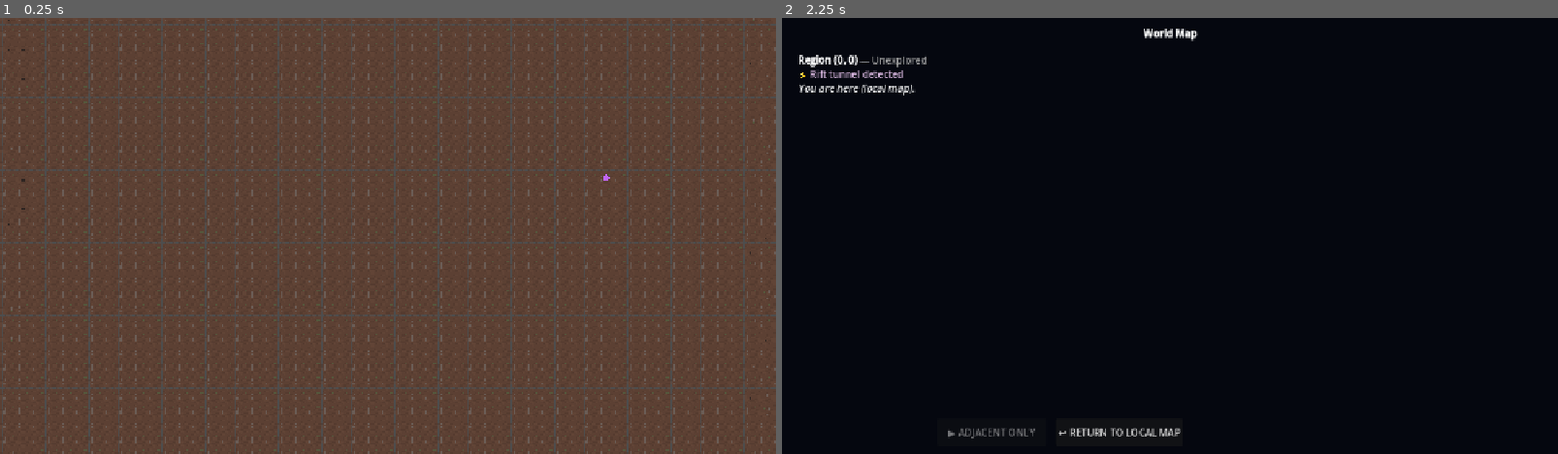
Above: before the commit, frames 1-2 (left to right).
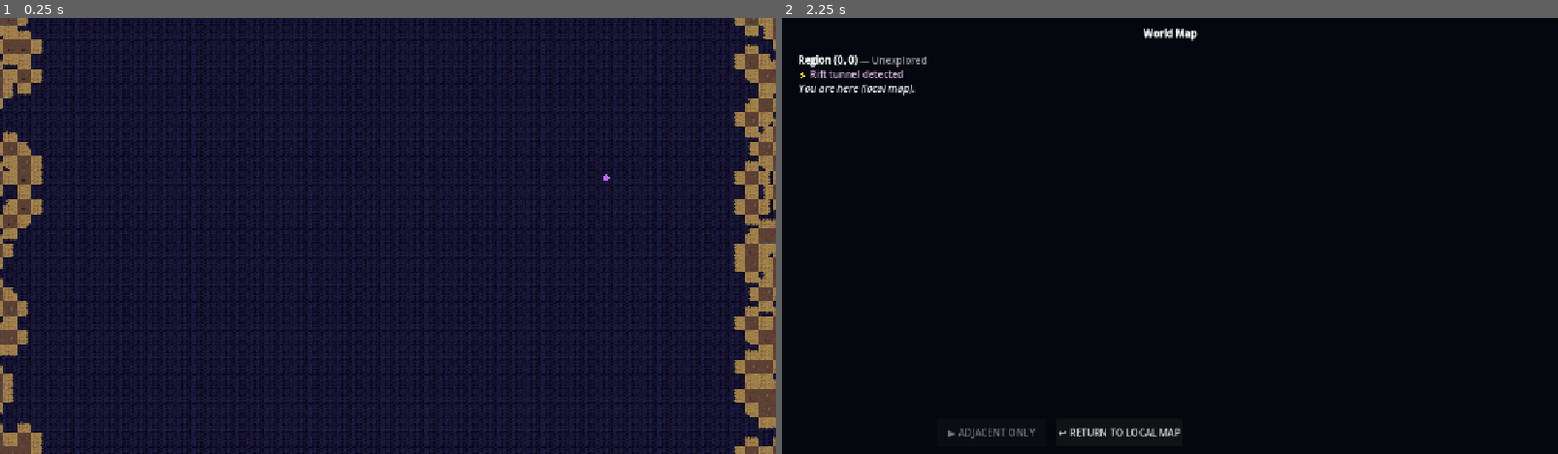
Above: after the commit, the same moments.

Repository: AhmiDarrow/FallenEarth
Game: Godot game, scene res://scenes/HubWorld.tscn
The game is run twice, just before and just after one commit, with the same random seed, the same clock (stepped at 60 frames per second) and the same inputs. This scene is started directly instead of the project's main scene.
Inputs (mouse positions are in pixels of both pictures, inside the frame that each line leads up to):
- Up to frame 1 (0.25 s): no input
- Up to frame 2 (2.25 s): tap Enter at 0.5 s; move the mouse to (1340, 214) at 0.52 s; hold Right 0.53-1.25 s; tap M at 0.6, 2.1 s; click (1340, 214) at 0.67 s; click "↩ RETURN TO LOCAL MAP" at 1.25 s; tap Space at 2 s; move the mouse to (1014, 257) at 2.02 s; hold Down from 2.03 s (still down)

The runs differ from the first frame. In frame 1, 98% of the frame differs, in the area x 0-100%, y 0-100%; in frame 2, nothing differs.
Error before the commit: Parse Error: Class "BiomeTilesetManager" hides an autoload singleton. (res://scripts/BiomeTilesetManager.gd:3)

Commit message:
fix: rename autoload to BiomeTilesets to avoid class_name conflict
Godot 4 does not allow class_name to match an autoload singleton name.

Diff:
--- a/project.godot
+++ b/project.godot
@@ -29,7 +29,7 @@
 GraphicsManager="res://scripts/GraphicsManager.gd"
 NPCManager="*res://scripts/NPCManager.gd"
 MissionManager="*res://scripts/MissionManager.gd"
-BiomeTilesetManager="*res://scripts/BiomeTilesetManager.gd"
+BiomeTilesets="*res://scripts/BiomeTilesetManager.gd"
 
 [display]
 
--- a/scripts/LocalMapRenderer.gd
+++ b/scripts/LocalMapRenderer.gd
@@ -71,7 +71,7 @@
 	add_child(chunk_root)
 
 	var biome_name: String = str(_map_data.get("biome", "Ash Wastes"))
-	var btm: BiomeTilesetManager = get_node_or_null("/root/BiomeTilesetManager") as BiomeTilesetManager
+	var btm: BiomeTilesetManager = get_node_or_null("/root/BiomeTilesets") as BiomeTilesetManager
 	var has_ts: bool = is_instance_valid(btm) and btm.has_tileset(biome_name)
 
 	var cells: Dictionary = {}
